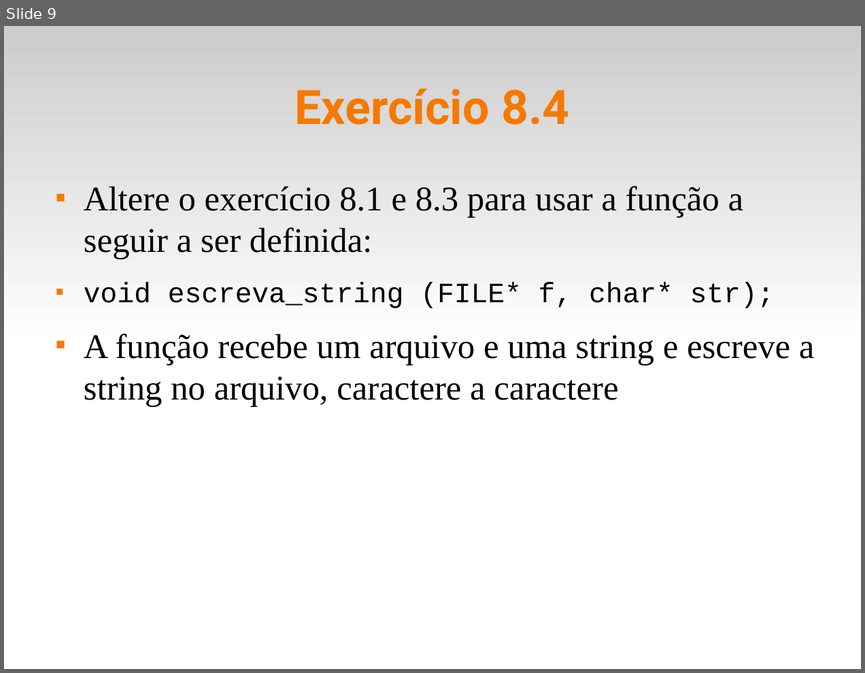
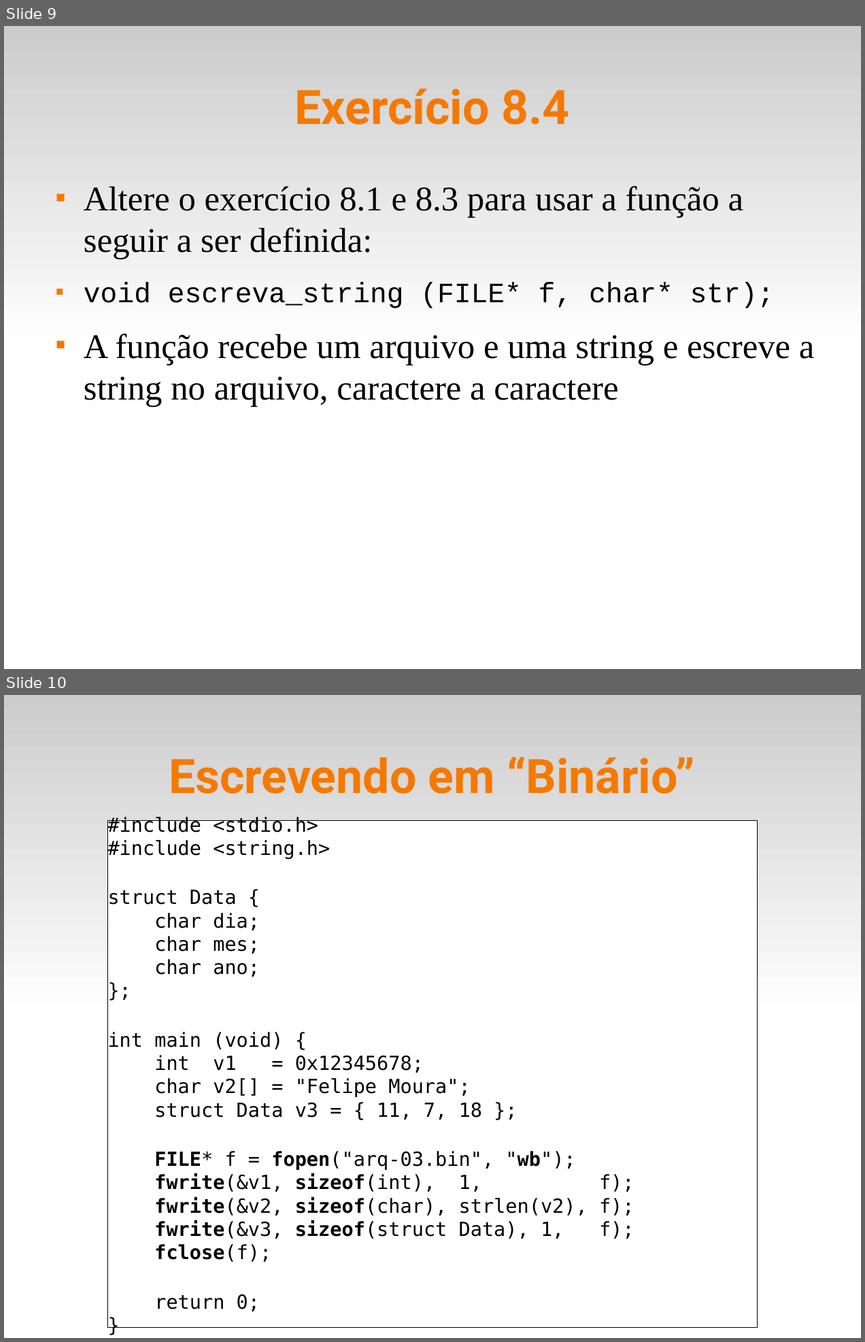
Before and after one commit to fsantanna-uerj/LP1, a slide deck: Slides/lp1-08-arquivos.odp. Shown one above the other, each under a label of ours: slide 9 before the commit, slides 9 and 10 after it. The pictures are 865x673 and 865x1342 pixels, drawn with LibreOffice and Linux fonts; fonts in the diff are those of the drawing. Boxes give left, top, right and bottom in pixels: in the first picture for what was removed or moved away, otherwise in the second. Text is boxed around its words. In the diff, an @@ line names an element or a change of style, - is before the commit and + after.

```diff
--- a/Slides/lp1-08-arquivos.odp
+++ b/Slides/lp1-08-arquivos.odp
@@ slide 10 added at bbox=[4, 695, 861, 1338], background #FFFFFF; not listed: 1 template element that a slide beside it also shows @@
@@ title added at bbox=[169, 756, 695, 794], 44 pt, text #F57900, bold @@
+Escrevendo em “Binário”
@@ rectangle added at bbox=[107, 821, 757, 1328], fill #FFFFFF, outline #000000 0 pt, 18 pt, text #000000 @@
+#include <stdio.h>
+#include <string.h>
+struct Data {
+char dia;
+char mes;
+char ano;
+};
+int main (void) {
+int v1 = 0x12345678;
+char v2[] = "Felipe Moura";
+struct Data v3 = { 11, 7, 18 };
+FILE* f = fopen("arq-03.bin", "wb");
+fwrite(&v1, sizeof(int), 1, f);
+fwrite(&v2, sizeof(char), strlen(v2), f);
+fwrite(&v3, sizeof(struct Data), 1, f);
+fclose(f);
+return 0;
+}
```
Also in this commit, not shown: 1 other slide added, 4 other files.
